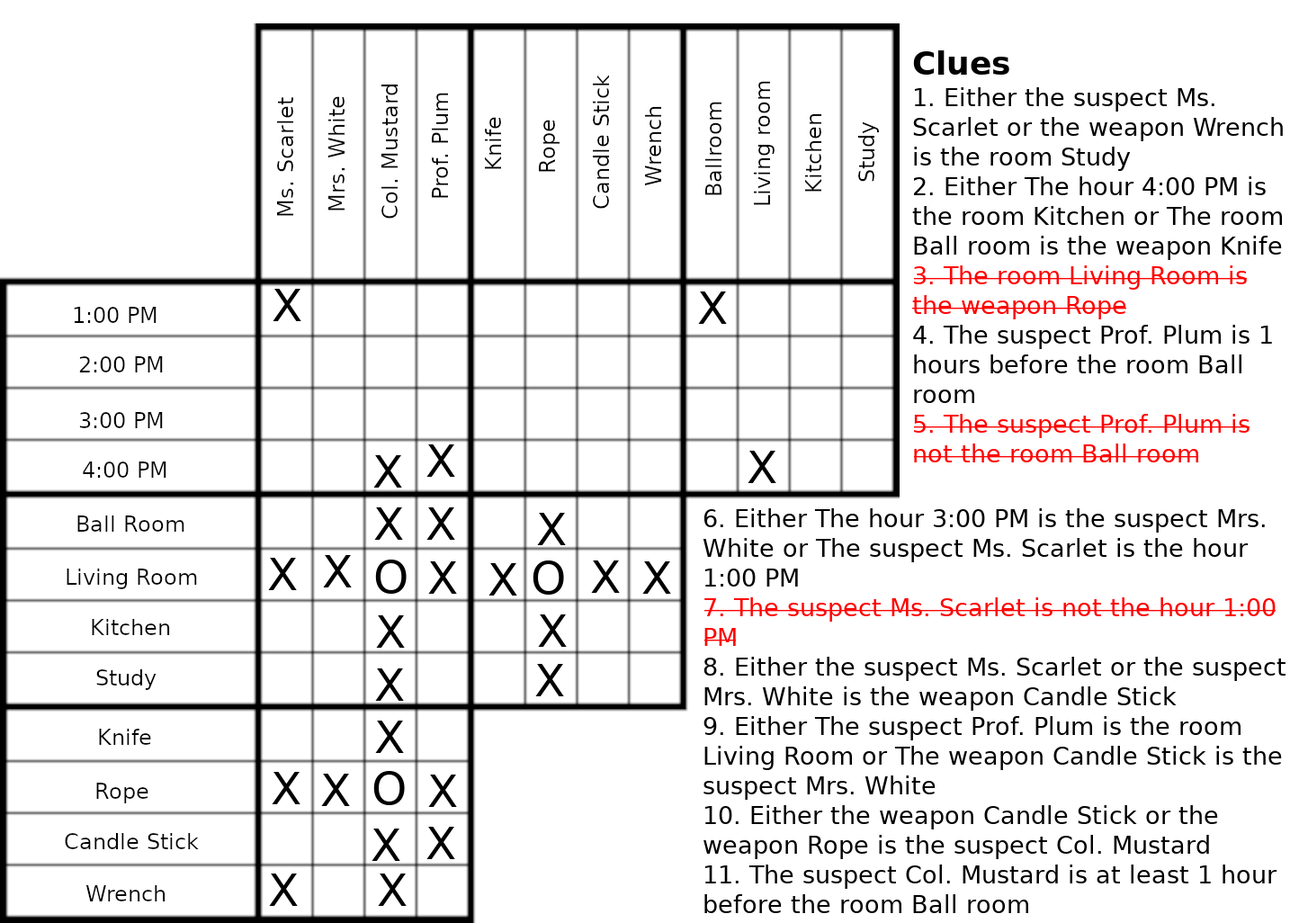
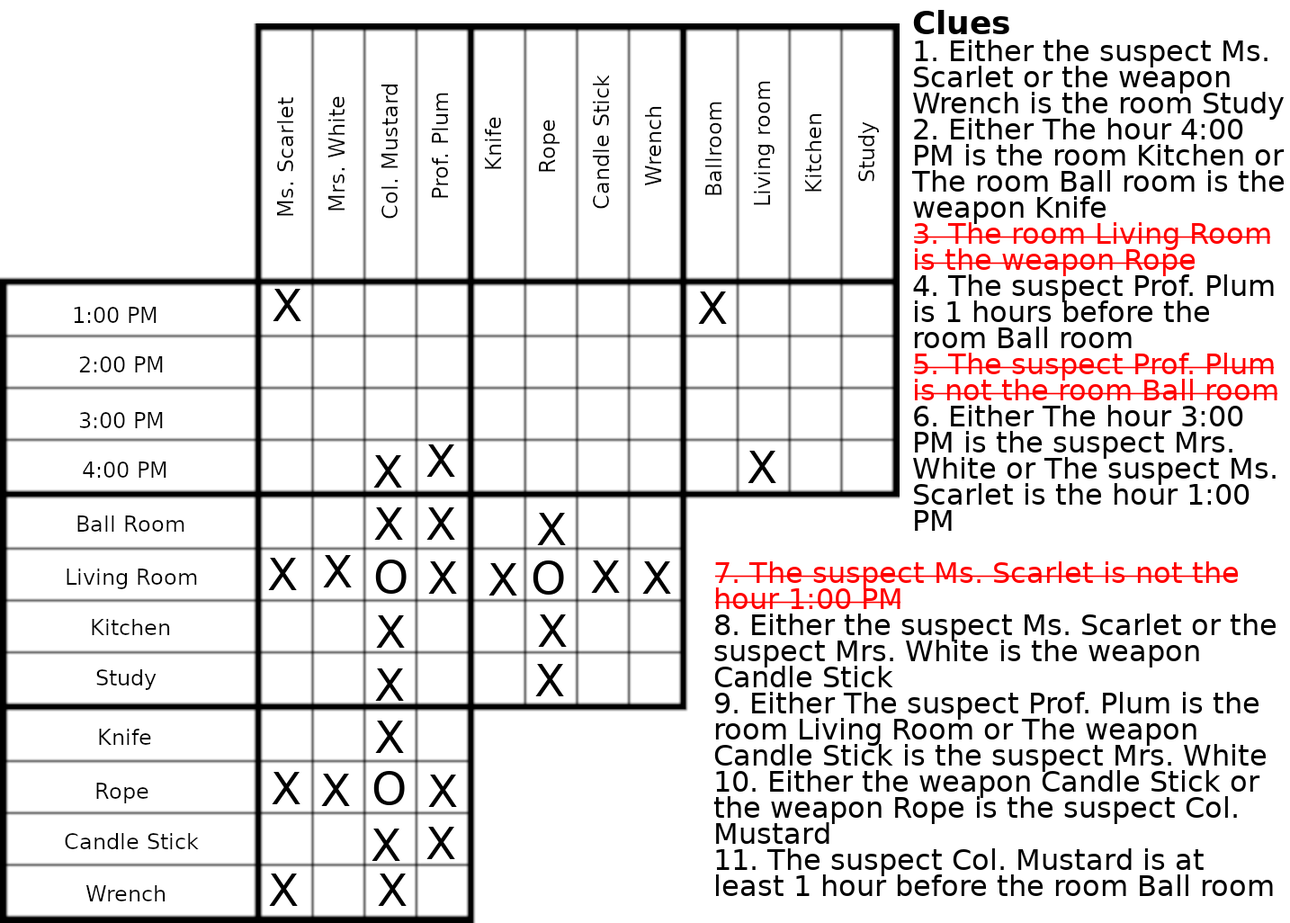
Two versions of the same layered image (1290 x 923). Layer-by-layer changes:
moved "hints2" above "Empty Text Layer #3", painted on it over [911, 9, 1285, 531]
renamed "6. Either The hour 3:00 PM is ..." to "... #1", painted on it over [702, 508, 1286, 914]
